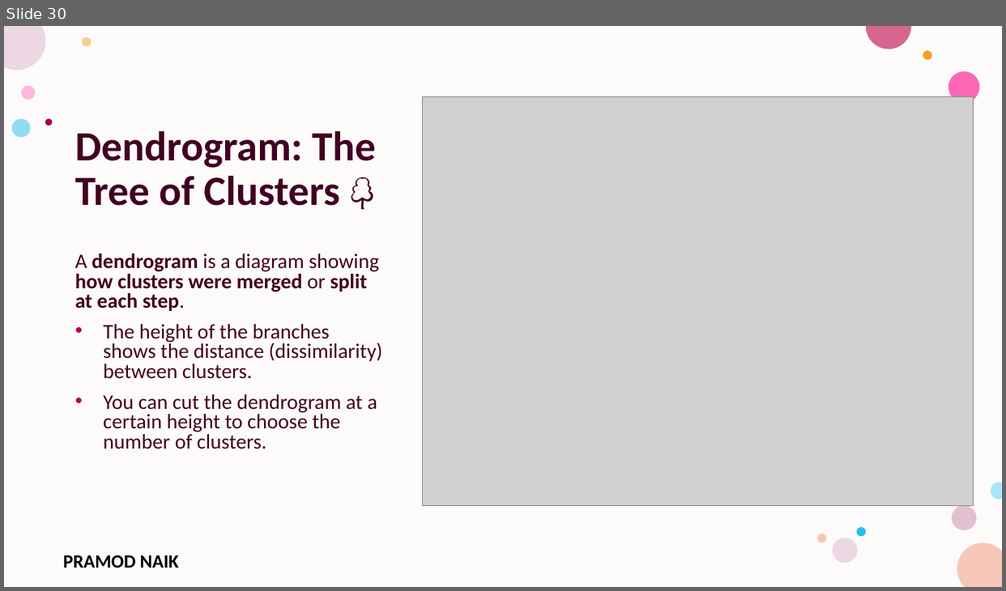
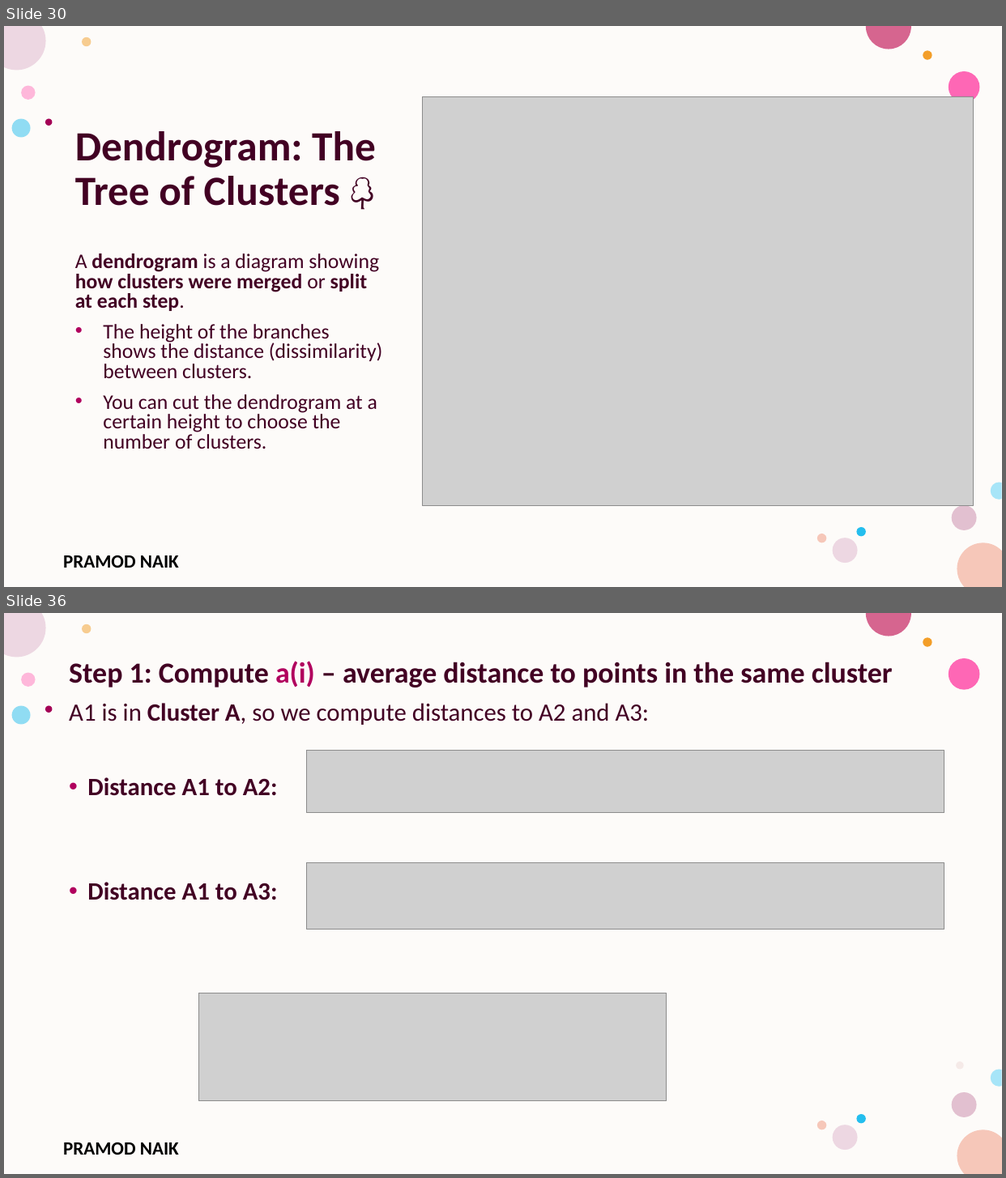
Before and after one commit to PRAMODNAIK-DEV/MCA-2nd-Sem-ML-Data-Analytics-Shridevi-College, a slide deck: Theory Class-Notes/Unit-3 Unsupervised Learning.pptx. Shown one above the other, each under a label of ours: slide 30 before the commit, slides 30 and 36 after it; the slides between them are not shown. The pictures are 1006x591 and 1006x1178 pixels, drawn with LibreOffice and Linux fonts; fonts in the diff are those of the drawing; grey boxes stand for pictures; background and template pictures are left out. Boxes give left, top, right and bottom in pixels: in the first picture for what was removed or moved away, otherwise in the second. Text is boxed around its words. In the diff, an @@ line names an element or a change of style, - is before the commit and + after.

Commit message:
Completed Clustering Theory and Lab.

```diff
--- a/Theory Class-Notes/Unit-3 Unsupervised Learning.pptx
+++ b/Theory Class-Notes/Unit-3 Unsupervised Learning.pptx
@@ slide 36 added at (4, 613, 1002, 1174), background #FFFFFF; not listed: 16 template elements that a slide beside it also shows @@
@@ text added at (69, 661, 893, 901), 24 pt, text #420023, bold @@
+Step 1: Compute a(i) – average distance to points in the same cluster
+A1 is in Cluster A, so we compute distances to A2 and A3:
+• Distance A1 to A2:
+• Distance A1 to A3:
@@ picture added at (306, 751, 945, 813) @@
@@ picture added at (306, 862, 945, 929) @@
@@ picture added at (198, 994, 667, 1102) @@
@@ ellipse added at (957, 1063, 964, 1070), fill #E3BEBE at 28% opacity @@
```
Also in this commit, not shown: 1 slide changed, 31 other slides added, 3 other files.
